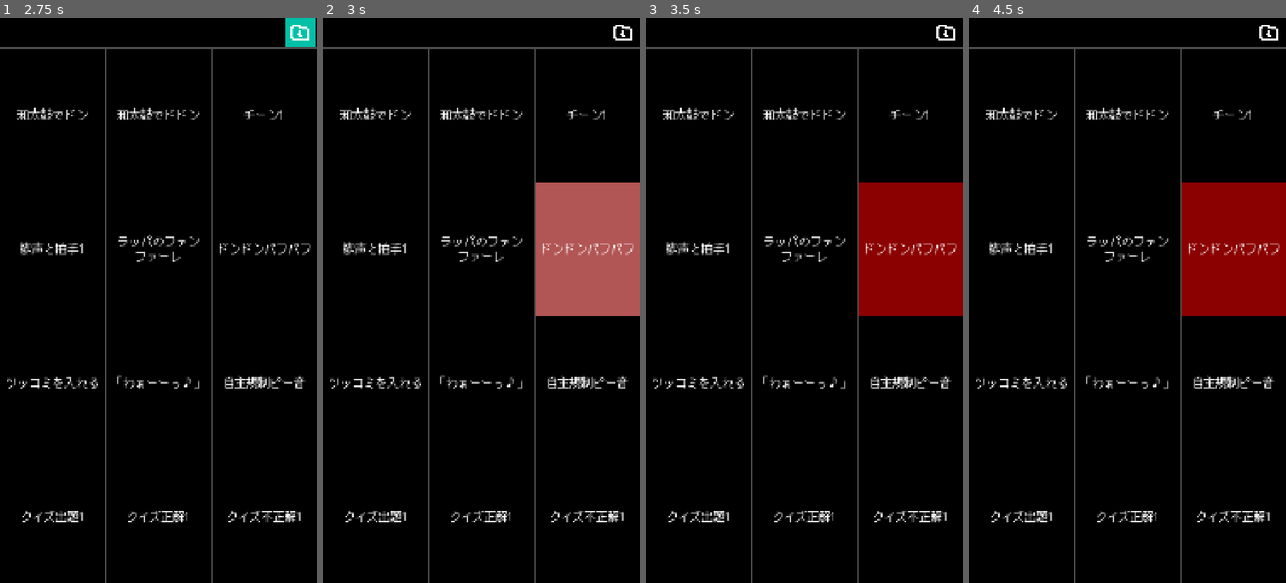
Above: before the commit, frames 1-4 (left to right).
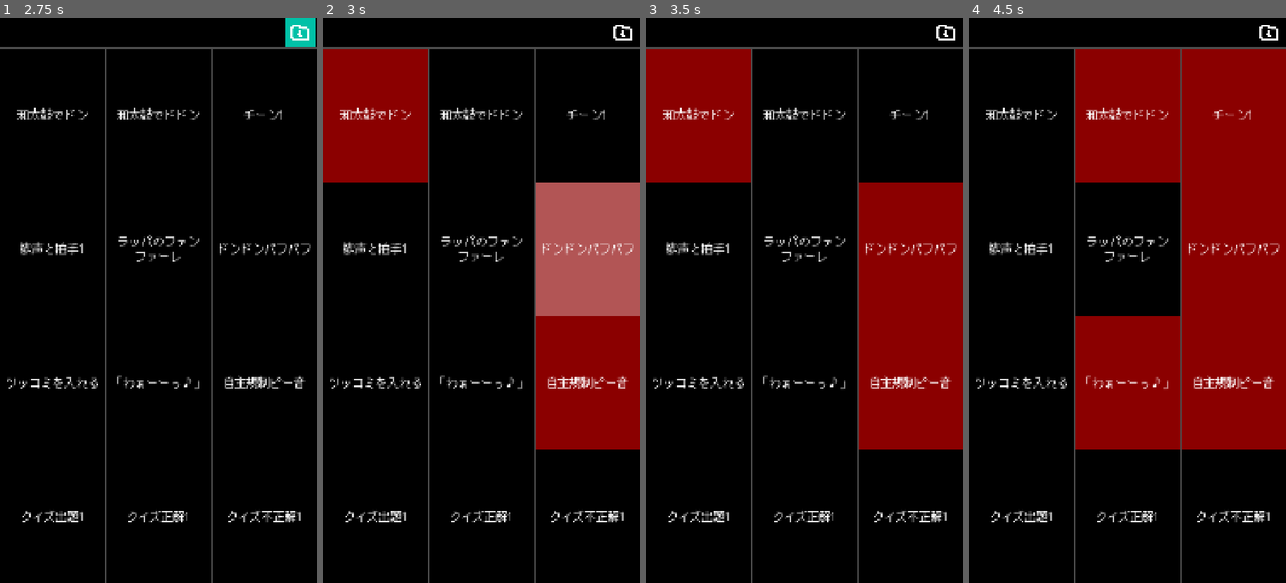
Above: after the commit, the same moments.

Repository: joshuafolkken/quick-pad
Game: Godot game, scene res://scenes/title.tscn
Two runs of this game, one before a commit and one after it. Both use one fixed random seed, a clock stepped at 60 frames per second and the inputs below. Sound files missing from this copy of the repository are replaced by a short silence.
Inputs (mouse positions are in pixels of both pictures, inside the frame that each line leads up to):
- Up to frame 1 (2.75 s): click (158, 300) at 0.5 s; click (53, 114) at 1.27 s; click (301, 34) at 2 s
- Up to frame 2 (3 s): tap Enter at 2.75 s; move the mouse to (551, 272) at 2.77 s; hold D from 2.78 s (still down); tap 2 at 2.85 s; click (551, 272) at 2.92 s
- Up to frame 3 (3.5 s): keep holding D
- Up to frame 4 (4.5 s): tap Space at 3.5 s; move the mouse to (1064, 328) at 3.52 s; release D at 3.53 s; hold S 3.53-4.28 s; tap 3 at 3.6 s; tap Enter at 4.25 s; move the mouse to (1159, 176) at 4.27 s; hold D from 4.28 s (still down); tap 4 at 4.35 s

Frame 1 is identical in both runs. In frame 2, 16% of the frame differs, in the area x 0-100%, y 5-77%; in frame 3, 16%; in frame 4, 31%, in the area x 33-100%, y 5-77%.
Error before the commit: Trying to return an array of type "Array" where expected return type is "Array[int]". (res://scripts/input/input_manager.gd:22)

Commit message:
fix: shortcuts #60

Diff:
--- a/project.godot
+++ b/project.godot
@@ -11,7 +11,7 @@
 [application]
 
 config/name="Quick Pad"
-config/version="0.18.0"
+config/version="0.18.1"
 run/main_scene="uid://b630j6sxy1blx"
 config/features=PackedStringArray("4.4", "Forward Plus")
 config/icon="res://icon.svg"
--- a/scripts/input/input_manager.gd
+++ b/scripts/input/input_manager.gd
@@ -19,7 +19,11 @@
 
 static func get_pad_coordinates(keycode: int) -> Array[int]:
 	if SHORTCUT_MAPPING.has(keycode):
-		return SHORTCUT_MAPPING[keycode]
+		var int_array: Array[int] = []
+		for item: int in SHORTCUT_MAPPING[keycode]:
+			int_array.append(item)
+
+		return int_array
 
 	Log.w("Invalid keycode: %d" % keycode)
 	return [-1, -1]
--- a/scripts/pad/pad_manager.gd
+++ b/scripts/pad/pad_manager.gd
@@ -19,8 +19,10 @@
 
 
 static func initialize_all(main_scene: Main) -> void:
-	for coords: Array[int] in GridManager.iterate_grid():
-		setup(main_scene, coords[Constants.ArrayIndices.ROW], coords[Constants.ArrayIndices.COLUMN])
+	for coords in GridManager.iterate_grid():
+		var row_index: int = coords[Constants.ArrayIndices.ROW]
+		var column_index: int = coords[Constants.ArrayIndices.COLUMN]
+		setup(main_scene, row_index, column_index)
 
 
 static func _get_pad(main_scene: Main, row_index: int, column_index: int) -> Pad:
